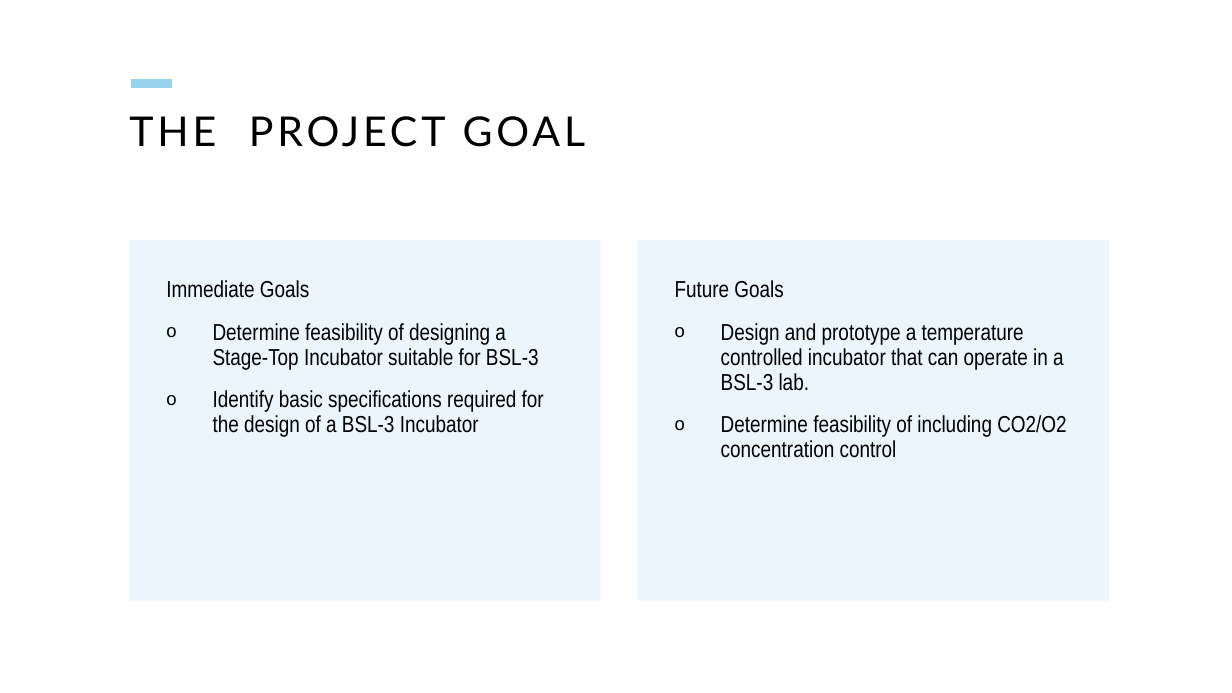
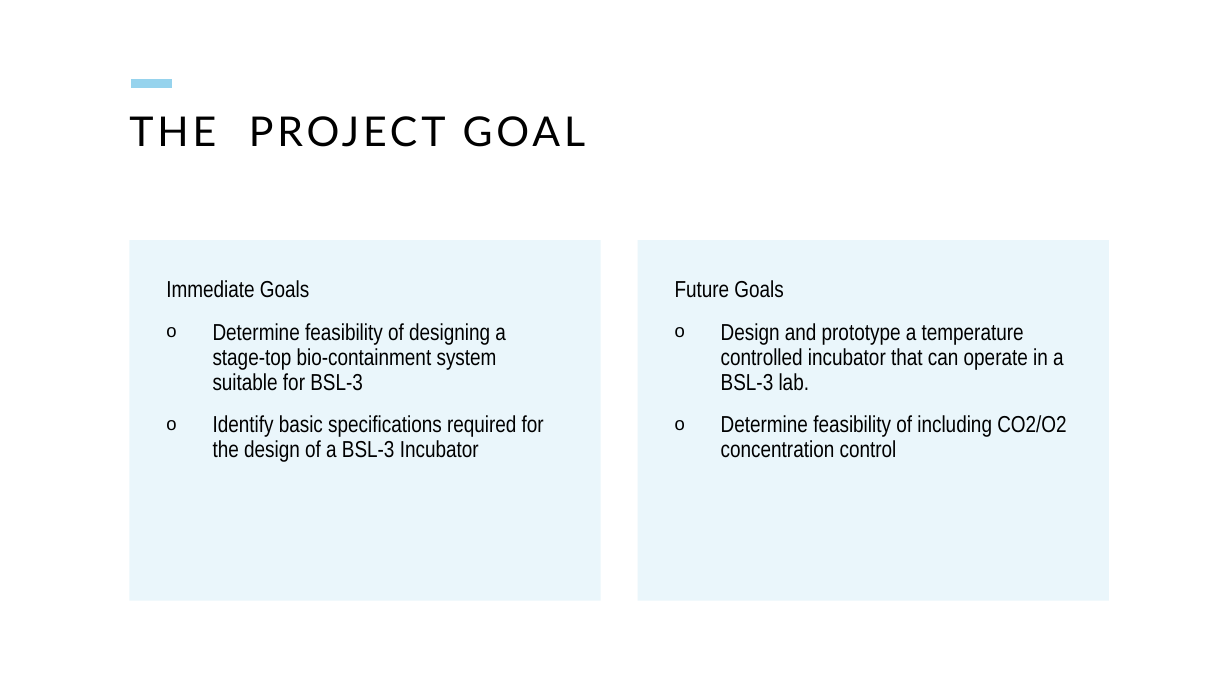
Before and after one commit to KLPJOA002/BSL-3-Stage-Top-Incubator, a slide deck: slide 3 of Onboarding_Presentation.pptx. Drawn at 1232x693 pixels with LibreOffice and Linux fonts; fonts in the diff are those of the drawing. Boxes give left, top, right and bottom in pixels: in the first picture for what was removed or moved away, otherwise in the second. Text is boxed around its words. In the diff, an @@ line names an element or a change of style, - is before the commit and + after.

Commit message:
Completed first draft of specs section, design v1. worked on presentation

```diff
--- a/Onboarding_Presentation.pptx
+++ b/Onboarding_Presentation.pptx
@@ text at (x1=213, y1=323, x2=506, y2=391): text changed @@
-o Determine feasibility of designing a Stage-Top Incubator suitable for BSL-3
+o Determine feasibility of designing a stage-top bio-containment system suitable for BSL-3
```
Also in this commit, not shown: 2 slides added, 1 slide removed, 26 other files.
